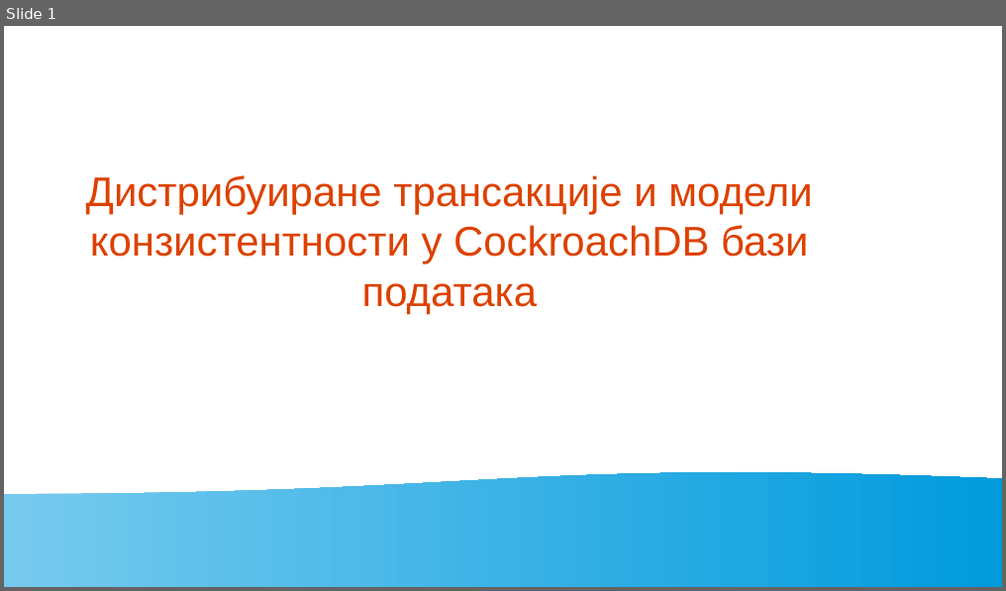
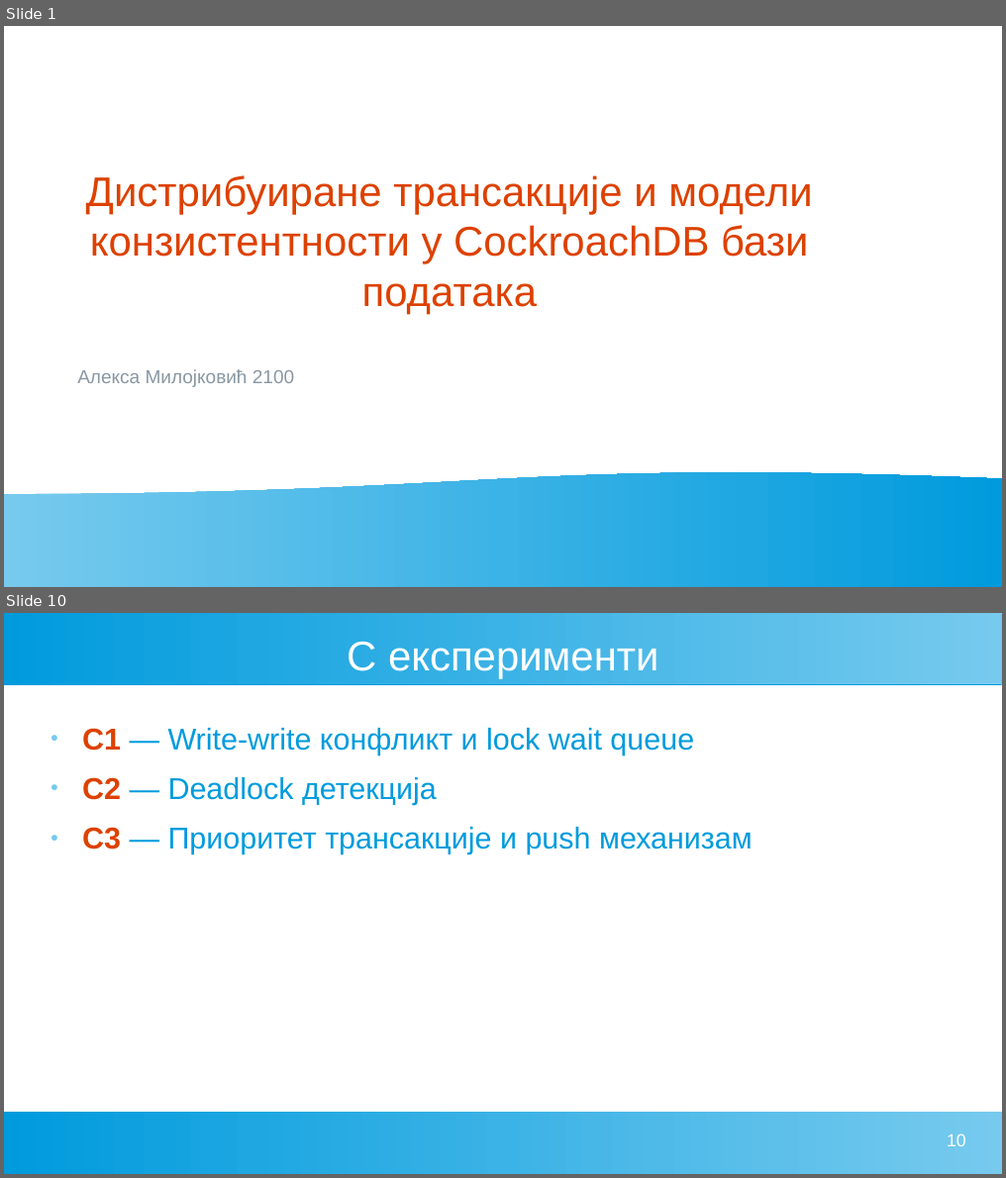
Before and after one commit to AleksaMilojkovic17252/db-seminar-2, a slide deck: seminar.odp. Shown one above the other, each under a label of ours: slide 1 before the commit, slides 1 and 10 after it; the slides between them are not shown. The pictures are 1006x591 and 1006x1178 pixels, drawn with LibreOffice and Linux fonts; fonts in the diff are those of the drawing. Boxes give left, top, right and bottom in pixels: in the first picture for what was removed or moved away, otherwise in the second. Text is boxed around its words. In the diff, an @@ line names an element or a change of style, - is before the commit and + after.

```diff
--- a/seminar.odp
+++ b/seminar.odp
@@ slide 10 added at (4,613,1002,1174), background #FFFFFF @@
@@ rectangle added at (4,613,1002,684), fill gradient #77CAEE to #75C9EE to #73C9ED to #71C8ED to #6FC7ED to #6EC6ED @@
@@ title added at (347,641,658,679), 33 pt, text #FFFFFF @@
+C експерименти
@@ text added at (82,728,752,855), 24 pt, text #009BDD @@
+● C1 — Write-write конфликт и lock wait queue
+● C2 — Deadlock детекција
+● C3 — Приоритет трансакције и push механизам
@@ rectangle added at (4,1112,1002,1174), fill gradient #77CAEE to #75C9EE to #73C9ED to #71C8ED to #6FC7ED to #6EC6ED @@
@@ page number added at (946,1134,966,1147), 14 pt, text #FFFFFF @@
+10
@@ slide 1 changed as well @@
@@ text added at (77,370,294,387), 15 pt, text #8A97A3 @@
+Алекса Милојковић 2100
```
Also in this commit, not shown: 1 other slide changed, 17 other slides added, 6 slides removed, 1 other file.
